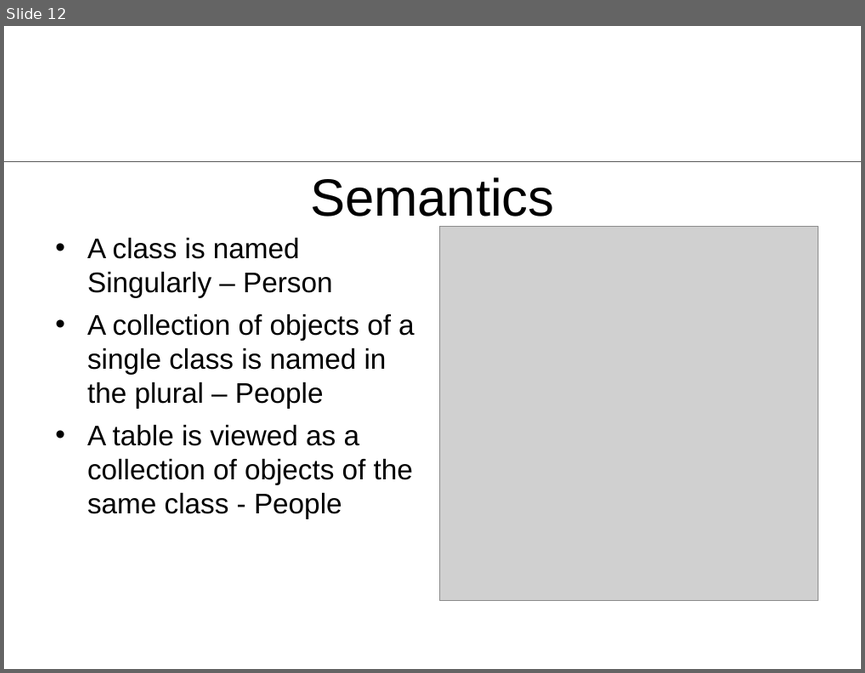
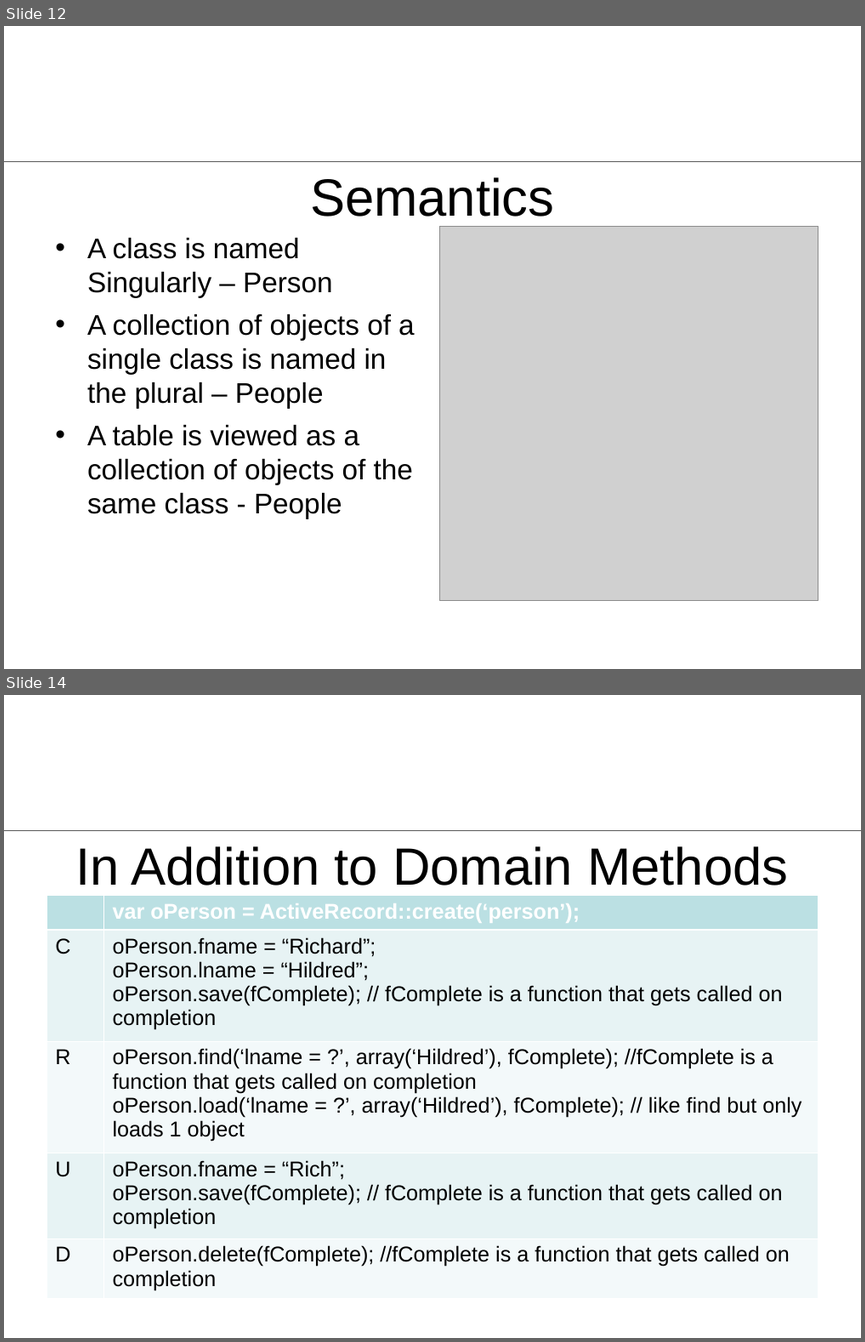
Before and after one commit to rhildred/addCustomer, a slide deck: docs/ActiveRecord.ppt. Shown one above the other, each under a label of ours: slide 12 before the commit, slides 12 and 14 after it; the slides between them are not shown. The pictures are 865x673 and 865x1342 pixels, drawn with LibreOffice and Linux fonts; fonts in the diff are those of the drawing; grey boxes stand for pictures; background and template pictures are left out. Boxes give left, top, right and bottom in pixels: in the first picture for what was removed or moved away, otherwise in the second. Text is boxed around its words. In the diff, an @@ line names an element or a change of style, - is before the commit and + after.

```diff
--- a/docs/ActiveRecord.ppt
+++ b/docs/ActiveRecord.ppt
@@ slide 14 added at <box>4,695,861,1338</box>, background #FFFFFF; not listed: 1 template element that a slide beside it also shows @@
@@ title added at <box>75,846,788,885</box>, 44 pt, text #000000 @@
+In Addition to Domain Methods
@@ table added at <box>46,895,818,1298</box>, 5 rows, 2 columns @@
+ | var oPerson = ActiveRecord::create(‘person’);
+C | oPerson.fname = “Richard”; / oPerson.lname = “Hildred”; / oPerson.save(fComplete); // fComplete is a function that gets called on completion
+R | oPerson.find(‘lname = ?’, array(‘Hildred’), fComplete); //fComplete is a function that gets called on completion / oPerson.load(‘lname = ?’, array(‘Hildred’), fComplete); // like find but only loads 1 object
+U | oPerson.fname = “Rich”; / oPerson.save(fComplete); // fComplete is a function that gets called on completion
+D | oPerson.delete(fComplete); //fComplete is a function that gets called on completion
```
Also in this commit, not shown: 2 slides changed, 7 other slides added, 15 other files.
